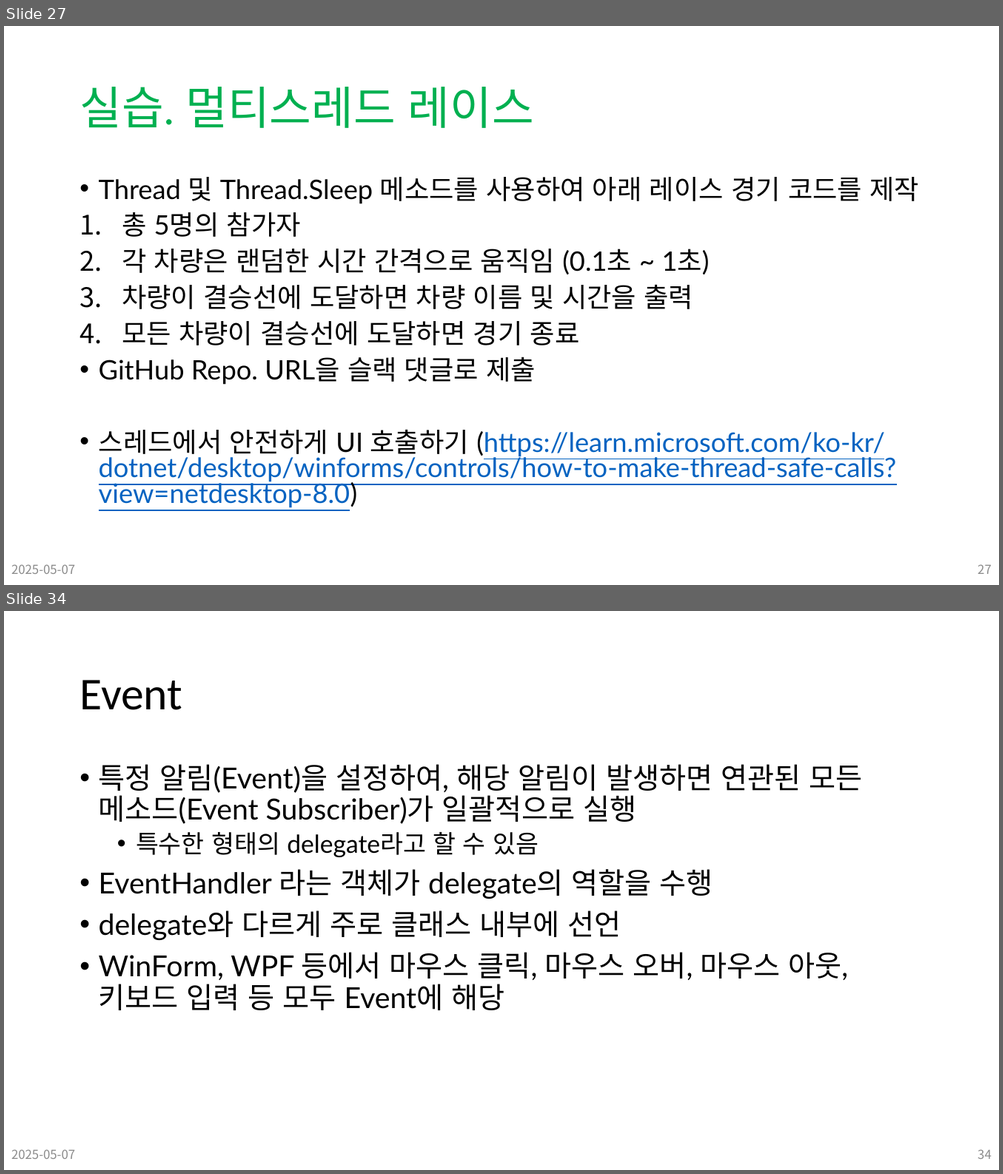
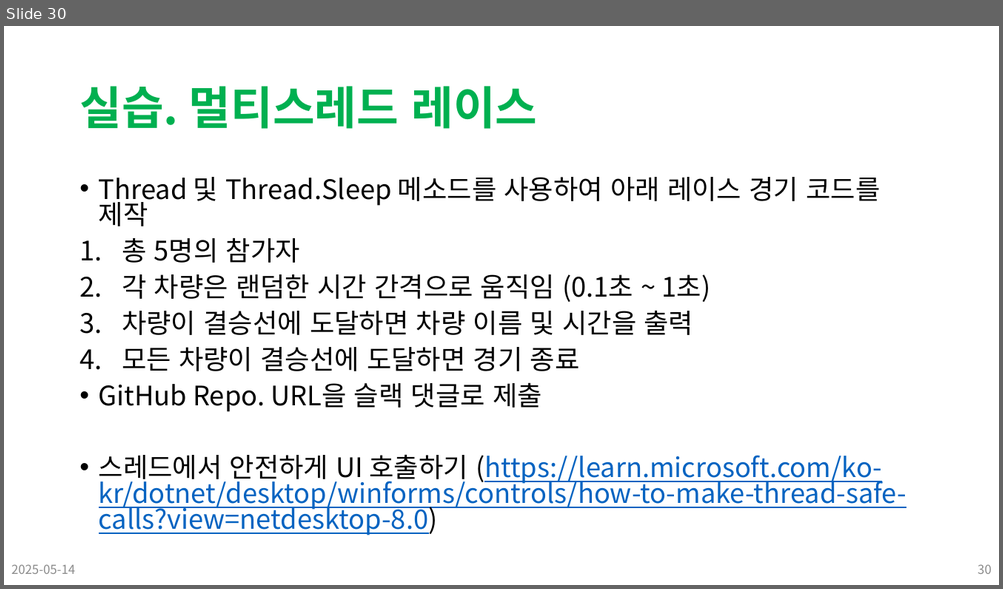
Before and after one commit to Leader-Lesson/KDT_SF_Short_5th, a slide deck: material/14_CSharp_심화문법 (컬렉션).pptx. Shown one above the other, each under a label of ours: slides 27 and 34 before the commit, slide 30 after it; the slides between them are not shown. The pictures are 1003x1174 and 1003x589 pixels, drawn with LibreOffice and Linux fonts; fonts in the diff are those of the drawing; background and template pictures are left out. Boxes give left, top, right and bottom in pixels: in the first picture for what was removed or moved away, otherwise in the second. Text is boxed around its words. In the diff, an @@ line names an element or a change of style, - is before the commit and + after.

```diff
--- a/material/14_CSharp_심화문법 (컬렉션).pptx
+++ b/material/14_CSharp_심화문법 (컬렉션).pptx
@@ slide 34 removed at (4, 611, 999, 1170), background #FFFFFF @@
@@ title removed at (79, 680, 182, 710) @@
-Event
@@ text removed at (99, 764, 862, 1011) @@
-• 특정 알림(Event)을 설정하여, 해당 알림이 발생하면 연관된 모든 메소드(Event Subscriber)가 일괄적으로 실행
-  • 특수한 형태의 delegate라고 할 수 있음
-• EventHandler 라는 객체가 delegate의 역할을 수행
-• delegate와 다르게 주로 클래스 내부에 선언
-• WinForm, WPF 등에서 마우스 클릭, 마우스 오버, 마우스 아웃, 키보드 입력 등 모두 Event에 해당
@@ text removed at (11, 1150, 75, 1159) @@
-2025-05-07
@@ page number removed at (977, 1150, 991, 1159) @@
-34
@@ what was slide 27 is now slide 30 @@
@@ slide 30 changed as well @@
@@ title "실습. 멀티스레드 레이스" at (79, 86, 538, 129): font Calibri to Noto Sans CJK KR, bold on @@
@@ text "Thread 및 Thread.Sleep 메소드를 사용하여 ..." at (99, 177, 906, 536): font Lato to Noto Sans CJK KR @@
@@ text at (11, 565, 75, 574): text changed @@
-2025-05-07
+2025-05-14
@@ page number at (977, 565, 991, 574): text changed @@
-27
+30
```
Also in this commit, not shown: 26 other slides changed, 3 slides added, 15 other slides removed, 27 other files.
